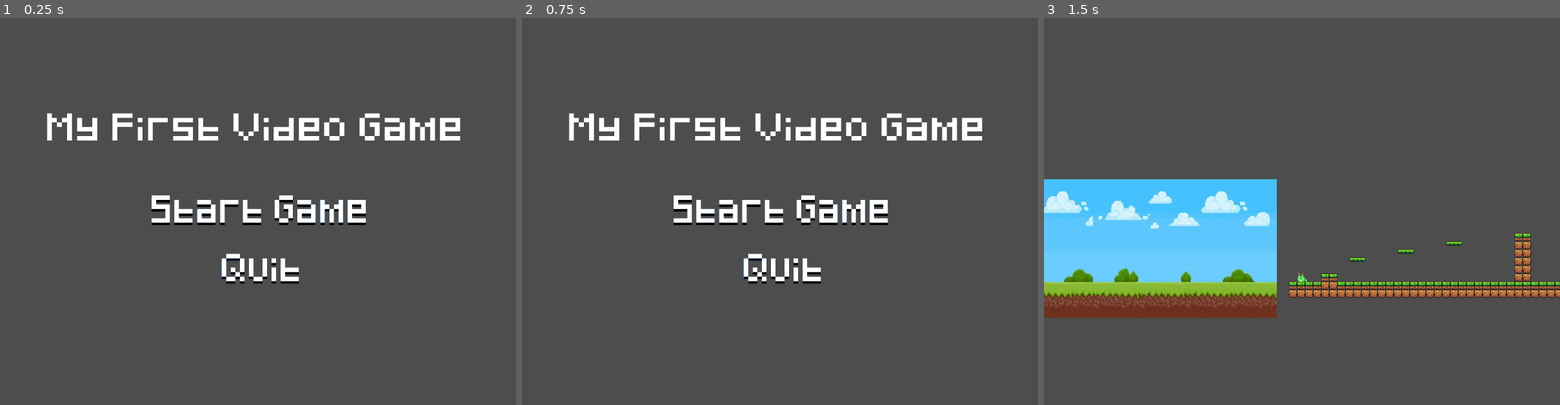
Above: before the commit, frames 1-3 (left to right).
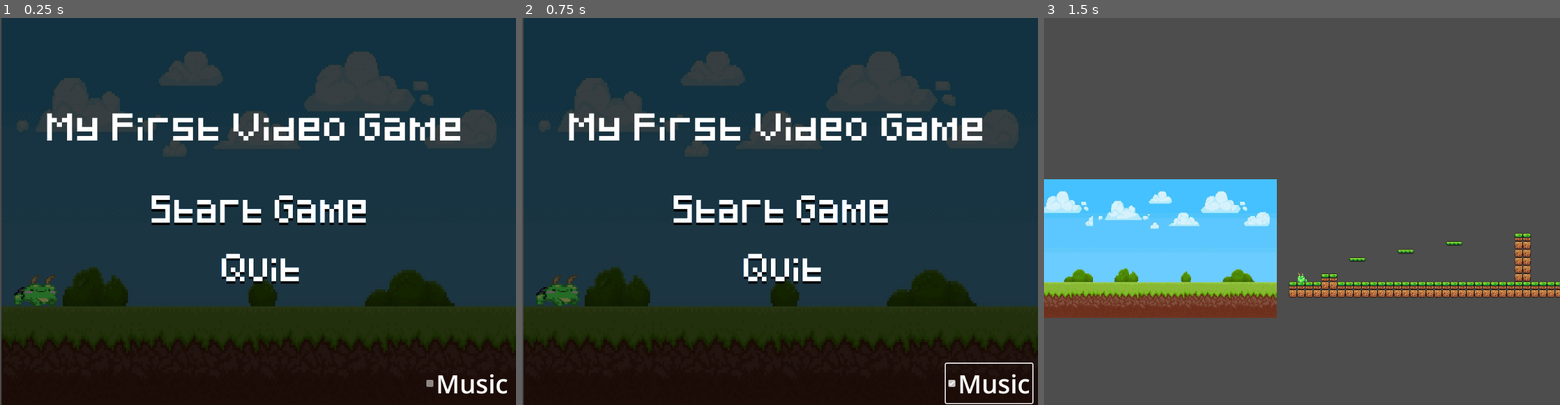
Above: after the commit, the same moments.

Repository: CAHSI-Game-Studios/Simple-Platformer-Workshop
Game: Godot game, scene res://src/Scenes/main_menu.tscn
Same seed, same stepped clock (60 frames per second), same inputs: the game is played once before the commit and once after it.
Inputs (mouse positions are in pixels of both pictures, inside the frame that each line leads up to):
- Up to frame 1 (0.25 s): no input
- Up to frame 2 (0.75 s): click (991, 381) at 0.5 s, where only the run after the commit has a clickable "Music"
- Up to frame 3 (1.5 s): click (1302, 207) at 1.25 s

The runs differ from the first frame. In frame 1, 92% of the frame differs, in the area x 0-100%, y 0-100%; in frame 2, 92%; in frame 3, nothing differs.

Commit message:
Added main menu background and mute button.

Diff:
--- /dev/null
+++ b/default_bus_layout.tres
@@ -0,0 +1,21 @@
+[gd_resource type="AudioBusLayout" format=3 uid="uid://b8wr0hwoqop4v"]
+
+[resource]
+bus/1/name = &"music"
+bus/1/solo = false
+bus/1/mute = false
+bus/1/bypass_fx = false
+bus/1/volume_db = 0.0
+bus/1/send = &"Master"
+bus/2/name = &"SFX"
+bus/2/solo = false
+bus/2/mute = false
+bus/2/bypass_fx = false
+bus/2/volume_db = 0.0
+bus/2/send = &"Master"
+bus/3/name = &"Menu"
+bus/3/solo = false
+bus/3/mute = false
+bus/3/bypass_fx = false
+bus/3/volume_db = 0.0
+bus/3/send = &"Master"
--- a/src/Scenes/main_menu.tscn
+++ b/src/Scenes/main_menu.tscn
@@ -1,20 +1,94 @@
-
-[gd_scene load_steps=8 format=3 uid="uid://biqy1jpk407am"]
+[gd_scene load_steps=20 format=3 uid="uid://biqy1jpk407am"]
 
 [ext_resource type="Script" uid="uid://cs0xp1aix0lr3" path="res://src/Scenes/main_menu.gd" id="1_5qhmu"]
 [ext_resource type="Texture2D" uid="uid://cotkxfcq847nw" path="res://Assets/Fonts/Buttons/start_game_button.PNG" id="2_ngssb"]
 [ext_resource type="Texture2D" uid="uid://b6f8mcrdqryrx" path="res://Assets/Fonts/Game Title Workshop.png" id="2_u0ftb"]
 [ext_resource type="AudioStream" uid="uid://cjrskaousfemr" path="res://Assets/Audio/Music/retro-game-arcade-236133.mp3" id="2_w2kj5"]
+[ext_resource type="Texture2D" uid="uid://bhgn6fsdgup2s" path="res://Assets/World/ParallaxBg.jpg" id="2_yh6xc"]
 [ext_resource type="Texture2D" uid="uid://cxndurt26ay7i" path="res://Assets/Fonts/Buttons/start_game_hover.PNG" id="3_u0ftb"]
+[ext_resource type="Texture2D" uid="uid://df5phqssg5iay" path="res://Assets/Entities/Player/idle2.PNG" id="3_vhf7w"]
+[ext_resource type="Texture2D" uid="uid://d0ri7ge871njg" path="res://Assets/Entities/Player/jumping player.PNG" id="4_1jf14"]
 [ext_resource type="Texture2D" uid="uid://ccggavindtedv" path="res://Assets/Fonts/Buttons/quit_button.PNG" id="4_w2kj5"]
 [ext_resource type="Texture2D" uid="uid://cvaw7jyxskjx3" path="res://Assets/Fonts/Buttons/quit_hover.PNG" id="5_2g64k"]
+[ext_resource type="Texture2D" uid="uid://ex20bd5cw782" path="res://Assets/Entities/Player/idle_player.PNG" id="5_j83mt"]
+[ext_resource type="Script" uid="uid://vpx6vgfclybg" path="res://src/Scenes/music.gd" id="8_2g64k"]
 
+[sub_resource type="AtlasTexture" id="AtlasTexture_s30iq"]
+atlas = ExtResource("3_vhf7w")
+region = Rect2(56, 0, 215, 512)
+
+[sub_resource type="AtlasTexture" id="AtlasTexture_bmsqs"]
+atlas = ExtResource("3_vhf7w")
+region = Rect2(271, 0, 215, 512)
+
+[sub_resource type="AtlasTexture" id="AtlasTexture_xgn1b"]
+atlas = ExtResource("4_1jf14")
+region = Rect2(0, 255, 232, 255)
+
+[sub_resource type="AtlasTexture" id="AtlasTexture_s1pbu"]
+atlas = ExtResource("4_1jf14")
+region = Rect2(232, 0, 232, 255)
+
+[sub_resource type="AtlasTexture" id="AtlasTexture_dty3d"]
+atlas = ExtResource("5_j83mt")
+region = Rect2(0, 0, 276, 512)
+
+[sub_resource type="AtlasTexture" id="AtlasTexture_0lv0k"]
+atlas = ExtResource("5_j83mt")
+region = Rect2(278, 0, 234, 512)
+
+[sub_resource type="SpriteFrames" id="SpriteFrames_6cwbj"]
+animations = [{
+"frames": [{
+"duration": 2.51,
+"texture": SubResource("AtlasTexture_s30iq")
+}, {
+"duration": 2.51,
+"texture": SubResource("AtlasTexture_bmsqs")
+}],
+"loop": true,
+"name": &"idle",
+"speed": 5.0
+}, {
+"frames": [{
+"duration": 1.0,
+"texture": SubResource("AtlasTexture_xgn1b")
+}, {
+"duration": 1.0,
+"texture": SubResource("AtlasTexture_s1pbu")
+}],
+"loop": false,
+"name": &"jump",
+"speed": 5.0
+}, {
+"frames": [{
+"duration": 1.0,
+"texture": SubResource("AtlasTexture_dty3d")
+}, {
+"duration": 1.0,
+"texture": SubResource("AtlasTexture_0lv0k")
+}],
+"loop": true,
+"name": &"walking",
+"speed": 5.0
+}]
 
 [node name="Main Menu" type="Node2D"]
 script = ExtResource("1_5qhmu")
-[node name="AudioStreamPlayer" type="AudioStreamPlayer" parent="."]
-stream = ExtResource("2_w2kj5")
-autoplay = true
+
+[node name="background" type="Sprite2D" parent="."]
+modulate = Color(0.2592937, 0.2592937, 0.2592937, 1)
+position = Vector2(513.49994, 384.49997)
+scale = Vector2(0.5791265, 0.78673464)
+texture = ExtResource("2_yh6xc")
+
+[node name="frog" type="AnimatedSprite2D" parent="."]
+modulate = Color(0.4351923, 0.43519226, 0.43519226, 1)
+position = Vector2(69, 546.00006)
+scale = Vector2(-0.45068985, 0.30098042)
+sprite_frames = SubResource("SpriteFrames_6cwbj")
+animation = &"jump"
+
 [node name="Game Title" type="Sprite2D" parent="."]
 position = Vector2(501, 215)
 scale = Vector2(0.5375, 0.475)
@@ -46,5 +120,29 @@
 texture_normal = ExtResource("4_w2kj5")
 texture_hover = ExtResource("5_2g64k")
 
+[node name="Music" type="Control" parent="."]
+layout_mode = 3
+anchors_preset = 0
+offset_right = 40.0
+offset_bottom = 40.0
+script = ExtResource("8_2g64k")
+
+[node name="CheckBox" type="CheckBox" parent="Music"]
+modulate = Color(1.1019748, 1.1374342, 1.1374342, 1)
+self_modulate = Color(18.892157, 18.892157, 18.892157, 1)
+layout_mode = 1
+offset_left = 841.0
+offset_top = 686.0
+offset_right = 1013.0
+offset_bottom = 764.0
+theme_override_font_sizes/font_size = 51
+text = "Music"
+
+[node name="AudioStreamPlayer" type="AudioStreamPlayer" parent="Music"]
+stream = ExtResource("2_w2kj5")
+autoplay = true
+bus = &"Menu"
+
 [connection signal="pressed" from="Button Manager/Start Game" to="." method="_on_start_game_pressed"]
 [connection signal="pressed" from="Button Manager/Quit" to="." method="_on_quit_pressed"]
+[connection signal="toggled" from="Music/CheckBox" to="Music" method="_on_check_box_toggled"]
--- /dev/null
+++ b/src/Scenes/music.gd
@@ -0,0 +1,15 @@
+extends Control
+
+
+# Called when the node enters the scene tree for the first time.
+func _ready() -> void:
+	pass # Replace with function body.
+
+
+# Called every frame. 'delta' is the elapsed time since the previous frame.
+func _process(delta: float) -> void:
+	pass
+
+
+func _on_check_box_toggled(toggled_on: bool) -> void:
+	AudioServer.set_bus_mute(AudioServer.get_bus_index("Menu"), toggled_on)
Not shown, added: src/Scenes/music.gd.uid
